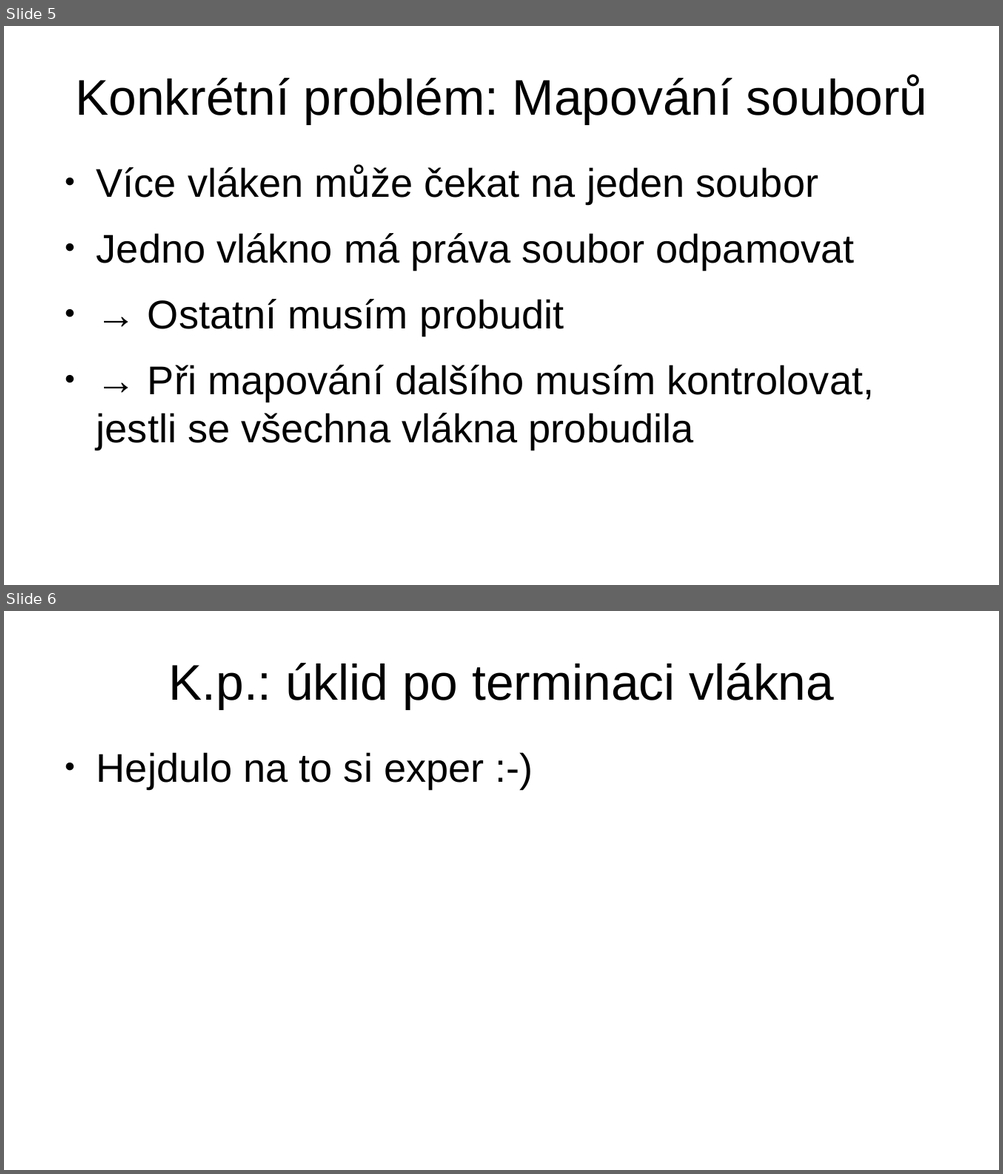
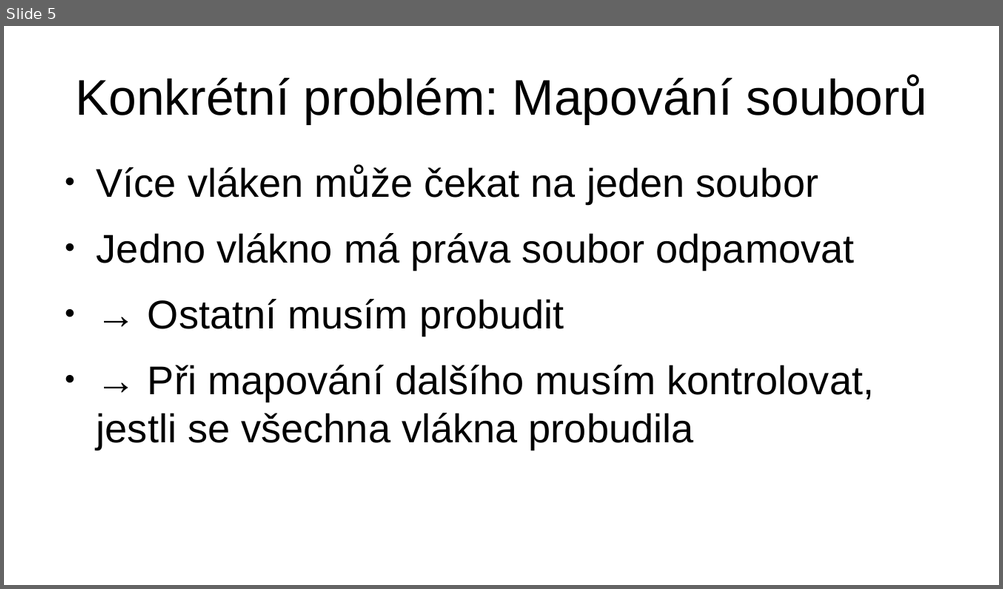
Before and after one commit to Hejdula/KIV-RTOS, a slide deck: doc/os_prezentace.odp. Shown one above the other, each under a label of ours: slides 5 and 6 before the commit, slide 5 after it. The pictures are 1003x1174 and 1003x589 pixels, drawn with LibreOffice and Linux fonts; fonts in the diff are those of the drawing. Boxes give left, top, right and bottom in pixels: in the first picture for what was removed or moved away, otherwise in the second. Text is boxed around its words. In the diff, an @@ line names an element or a change of style, - is before the commit and + after.

```diff
--- a/doc/os_prezentace.odp
+++ b/doc/os_prezentace.odp
@@ slide 6 removed at [4, 611, 999, 1170], background #FFFFFF @@
@@ title removed at [169, 663, 834, 709] @@
-K.p.: úklid po terminaci vlákna
@@ text removed at [96, 752, 484, 789] @@
-● Hejdulo na to si exper :-)
```
Also in this commit, not shown: 4 slides added, 1 other slide removed.
